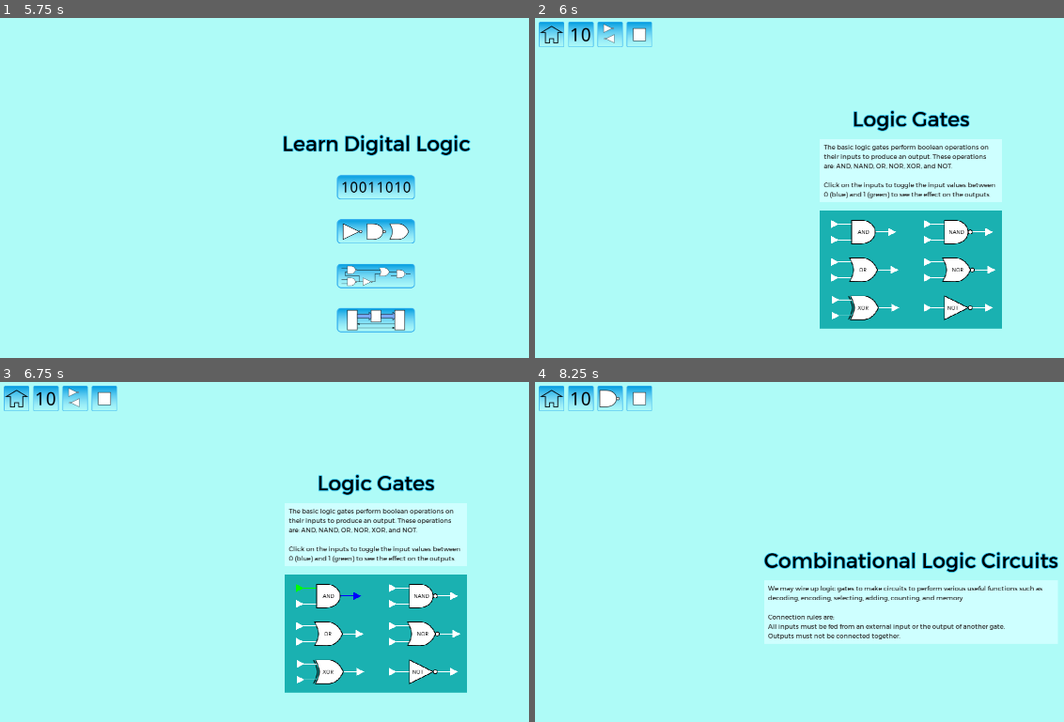
Above: before the commit, frames 1-4 (two rows, left to right).
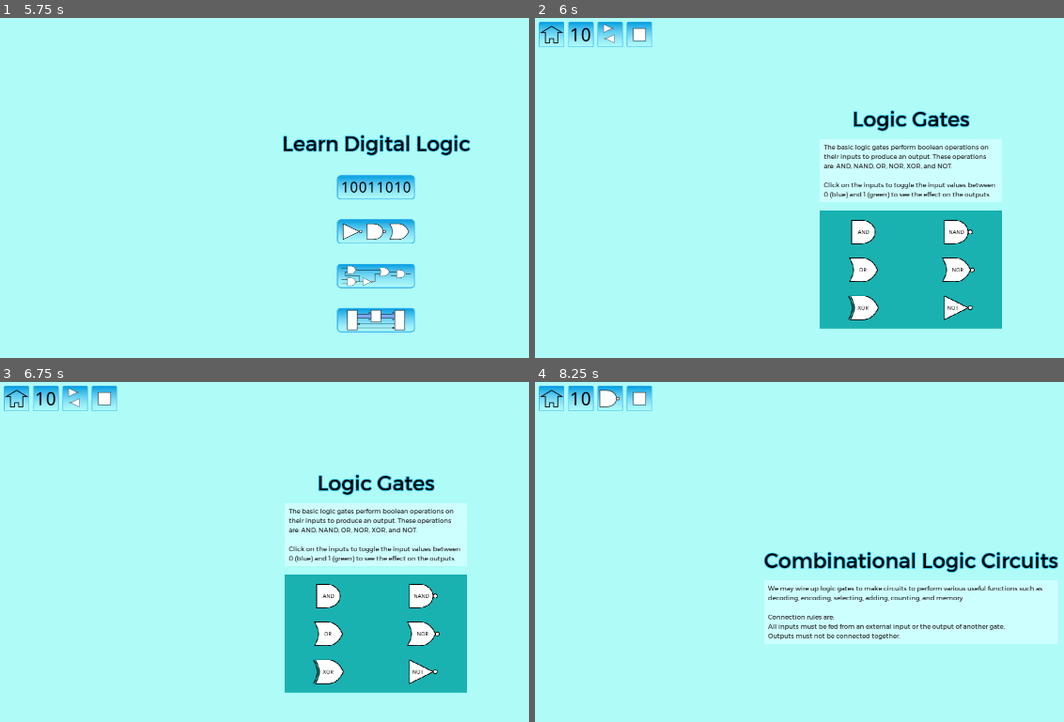
Above: after the commit, the same moments.

Repository: andrew-wilkes/digital-logic
Game: Godot game, scene res://Main.tscn
The game is run twice, just before and just after one commit, with the same random seed, the same clock (stepped at 60 frames per second) and the same inputs.
Inputs (mouse positions are in pixels of both pictures, inside the frame that each line leads up to):
- Up to frame 1 (5.75 s): click (375, 188) at 0.5 s; click "-" at 1.25 s; click "+" at 2 s; click "<<" at 2.75 s; click ">>" at 3.5 s; click "~" at 4.25 s; click (15, 35) at 5 s
- Up to frame 2 (6 s): click (910, 232) at 5.75 s
- Up to frame 3 (6.75 s): click (301, 589) at 6.52 s
- Up to frame 4 (8.25 s): click (550, 399) at 7.25 s; click (910, 640) at 8 s

Frame 1 is identical in both runs. In frame 2, 0.5% of the frame differs, in the area x 55-88%, y 59-89%; in frame 3, 0.5%; in frame 4, nothing differs.

Commit message:
Add parts picker

Diff:
--- /dev/null
+++ b/game/PartsPicker.gd
@@ -0,0 +1,18 @@
+extends Control
+
+const YSTEP = 64 * 1.2
+
+func _ready():
+	var pos = Vector2(64, 42)
+	var files = g.get_files("parts", "tscn")
+	for file in files:
+		var node = load("res://parts/" + file).instance()
+		node.position = pos
+		pos.y += YSTEP
+		$Panel.add_child(node)
+		node.connect("picked", self, "picked")
+	$Panel.rect_size = Vector2(120, pos.y)
+
+
+func picked(node):
+	print(node.name)
--- /dev/null
+++ b/game/PartsPicker.tscn
@@ -0,0 +1,20 @@
+[gd_scene load_steps=2 format=2]
+
+[ext_resource path="res://PartsPicker.gd" type="Script" id=1]
+
+[node name="PartsPicker" type="Control"]
+anchor_right = 1.0
+anchor_bottom = 1.0
+mouse_filter = 2
+script = ExtResource( 1 )
+__meta__ = {
+"_edit_use_anchors_": false
+}
+
+[node name="Panel" type="PanelContainer" parent="."]
+margin_right = 14.0
+margin_bottom = 14.0
+mouse_filter = 2
+__meta__ = {
+"_edit_use_anchors_": false
+}
--- a/game/g.gd
+++ b/game/g.gd
@@ -2,3 +2,18 @@
 
 const COLOR_HIGH = Color.green
 const COLOR_LOW = Color.blue
+
+func get_files(path, ext):
+	var files = []
+	var dir = Directory.new()
+	if dir.open(path) == OK:
+		dir.list_dir_begin()
+		var file_name = dir.get_next()
+		while file_name != "":
+			if !dir.current_is_dir():
+				if file_name.ends_with(ext):
+					files.append(file_name)
+			file_name = dir.get_next()
+	else:
+		print("An error occurred when trying to access the path: " + path)
+	return files
--- a/game/parts/AND.tscn
+++ b/game/parts/AND.tscn
@@ -2,7 +2,7 @@
 
 [ext_resource path="res://assets/symbols.png" type="Texture" id=1]
 [ext_resource path="res://parts/Gate.gd" type="Script" id=2]
-[ext_resource path="res://parts/Pin.tscn" type="PackedScene" id=3]
+[ext_resource path="res://parts/misc/Pin.tscn" type="PackedScene" id=3]
 
 [sub_resource type="RectangleShape2D" id=1]
 extents = Vector2( 31, 31 )
--- a/game/parts/Gate.gd
+++ b/game/parts/Gate.gd
@@ -1,19 +1,26 @@
 extends Node2D
 
 class_name Gate
+
+signal picked(node)
 
 var input_pin = preload("res://parts/Input.tscn")
 var output_pin = preload("res://parts/Output.tscn")
 var inputs = []
 var output
+var active = false
 
-export(int) var type
+export(int) var type = 1
 export(String) var gate_type
 
 func _ready():
+	# warning-ignore:return_value_discarded
+	$Area2D.connect("mouse_entered", self, "mouse_entered")
+	# warning-ignore:return_value_discarded
+	$Area2D.connect("mouse_exited", self, "mouse_exited")
 	var i = 0
 	for node in $Inputs.get_children():
-		show_pin(node, false)
+		pin_exit(node)
 		inputs.append(false)
 		if type == 0:
 			var pin = input_pin.instance()
@@ -21,14 +28,17 @@
 			i += 1
 			pin.connect("state_changed", self, "update_output", [pin])
 			node.add_child(pin)
+		else:
+			connect_pin(node)
+	pin_exit($Q) # Hide
 	if type == 0:
 		output = output_pin.instance()
 		$Q.add_child(output)
-		show_pin($Q, false)
 
 
 func pin_enter(node):
-	node.get_node("Sprite").show()
+	if active:
+		node.get_node("Sprite").show()
 
 
 func pin_exit(node):
@@ -36,11 +46,14 @@
 
 
 func mouse_entered():
-	pass
+	$Symbol.modulate = Color.green
 
 
-func show_pin(node, show = true):
-	node.get_node("Sprite").visible = show
+func mouse_exited():
+	$Symbol.modulate = Color.white
+
+
+func connect_pin(node):
 	node.connect("mouse_entered", self, "pin_enter", [node])
 	node.connect("mouse_exited", self, "pin_exit", [node])
 
@@ -72,4 +85,4 @@
 
 func _on_Area2D_input_event(_viewport, event, _shape_idx):
 	if event is InputEventMouseButton:
-		pass
+		emit_signal("picked", self)
--- a/game/parts/Input.gd
+++ b/game/parts/Input.gd
@@ -1,9 +1,11 @@
 extends Node2D
 
 signal state_changed()
+signal picked(node)
 
 var state = false setget set_state
 var id = 0
+var active = false
 
 func set_state(value):
 	state = value
@@ -15,4 +17,18 @@
 
 
 func _on_TextureButton_button_down():
-	self.state = !state
+	if active:
+		self.state = !state
+
+
+func _on_Area2D_input_event(_viewport, event, _shape_idx):
+	if event is InputEventMouseButton:
+		emit_signal("picked", self)
+
+
+func _on_Area2D_mouse_entered():
+	modulate = Color.green
+
+
+func _on_Area2D_mouse_exited():
+	modulate = Color.white
--- a/game/parts/Input.tscn
+++ b/game/parts/Input.tscn
@@ -1,7 +1,10 @@
-[gd_scene load_steps=3 format=2]
+[gd_scene load_steps=4 format=2]
 
 [ext_resource path="res://assets/arrow.png" type="Texture" id=1]
 [ext_resource path="res://parts/Input.gd" type="Script" id=2]
+
+[sub_resource type="RectangleShape2D" id=1]
+extents = Vector2( 26, 10 )
 
 [node name="Input" type="Node2D"]
 script = ExtResource( 2 )
@@ -17,8 +20,18 @@
 margin_top = -10.0
 margin_right = 1.0
 margin_bottom = 10.0
+mouse_filter = 2
 texture_normal = ExtResource( 1 )
 __meta__ = {
 "_edit_use_anchors_": false
 }
+
+[node name="Area2D" type="Area2D" parent="."]
+
+[node name="CollisionShape2D" type="CollisionShape2D" parent="Area2D"]
+position = Vector2( -25, 0 )
+shape = SubResource( 1 )
 [connection signal="button_down" from="Line2D/TextureButton" to="." method="_on_TextureButton_button_down"]
+[connection signal="input_event" from="Area2D" to="." method="_on_Area2D_input_event"]
+[connection signal="mouse_entered" from="Area2D" to="." method="_on_Area2D_mouse_entered"]
+[connection signal="mouse_exited" from="Area2D" to="." method="_on_Area2D_mouse_exited"]
--- a/game/parts/NAND.tscn
+++ b/game/parts/NAND.tscn
@@ -2,7 +2,8 @@
 
 [ext_resource path="res://assets/symbols.png" type="Texture" id=1]
 [ext_resource path="res://parts/Gate.gd" type="Script" id=2]
-[ext_resource path="res://parts/Pin.tscn" type="PackedScene" id=3]
+[ext_resource path="res://parts/misc/Pin.tscn" type="PackedScene" id=3]
+
 
 [sub_resource type="RectangleShape2D" id=1]
 extents = Vector2( 36, 31 )
--- a/game/parts/NOR.tscn
+++ b/game/parts/NOR.tscn
@@ -2,7 +2,8 @@
 
 [ext_resource path="res://assets/symbols.png" type="Texture" id=1]
 [ext_resource path="res://parts/Gate.gd" type="Script" id=2]
-[ext_resource path="res://parts/Pin.tscn" type="PackedScene" id=3]
+[ext_resource path="res://parts/misc/Pin.tscn" type="PackedScene" id=3]
+
 
 [sub_resource type="RectangleShape2D" id=1]
 extents = Vector2( 42, 31 )
--- a/game/parts/NOT.tscn
+++ b/game/parts/NOT.tscn
@@ -2,7 +2,8 @@
 
 [ext_resource path="res://assets/symbols.png" type="Texture" id=1]
 [ext_resource path="res://parts/Gate.gd" type="Script" id=2]
-[ext_resource path="res://parts/Pin.tscn" type="PackedScene" id=3]
+[ext_resource path="res://parts/misc/Pin.tscn" type="PackedScene" id=3]
+
 
 [sub_resource type="RectangleShape2D" id=1]
 extents = Vector2( 36, 32 )
--- a/game/parts/OR.tscn
+++ b/game/parts/OR.tscn
@@ -2,7 +2,8 @@
 
 [ext_resource path="res://assets/symbols.png" type="Texture" id=1]
 [ext_resource path="res://parts/Gate.gd" type="Script" id=2]
-[ext_resource path="res://parts/Pin.tscn" type="PackedScene" id=3]
+[ext_resource path="res://parts/misc/Pin.tscn" type="PackedScene" id=3]
+
 
 [sub_resource type="RectangleShape2D" id=1]
 extents = Vector2( 37, 31 )
--- a/game/parts/Output.gd
+++ b/game/parts/Output.gd
@@ -1,4 +1,6 @@
 extends Node2D
+
+signal picked(node)
 
 var state = false setget set_state
 
@@ -8,3 +10,16 @@
 		modulate = g.COLOR_HIGH
 	else:
 		modulate = g.COLOR_LOW
+
+
+func _on_Area2D_input_event(_viewport, event, _shape_idx):
+	if event is InputEventMouseButton:
+		emit_signal("picked", self)
+
+
+func _on_Area2D_mouse_entered():
+	modulate = Color.green
+
+
+func _on_Area2D_mouse_exited():
+	modulate = Color.white
--- a/game/parts/Output.tscn
+++ b/game/parts/Output.tscn
@@ -1,7 +1,10 @@
-[gd_scene load_steps=3 format=2]
+[gd_scene load_steps=4 format=2]
 
 [ext_resource path="res://assets/arrow.png" type="Texture" id=1]
 [ext_resource path="res://parts/Output.gd" type="Script" id=2]
+
+[sub_resource type="RectangleShape2D" id=1]
+extents = Vector2( 26, 10 )
 
 [node name="Output" type="Node2D"]
 script = ExtResource( 2 )
@@ -15,3 +18,12 @@
 position = Vector2( 42, 0 )
 texture = ExtResource( 1 )
 region_rect = Rect2( 9, 78, 23, 24 )
+
+[node name="Area2D" type="Area2D" parent="."]
+
+[node name="CollisionShape2D" type="CollisionShape2D" parent="Area2D"]
+position = Vector2( 26, 0 )
+shape = SubResource( 1 )
+[connection signal="input_event" from="Area2D" to="." method="_on_Area2D_input_event"]
+[connection signal="mouse_entered" from="Area2D" to="." method="_on_Area2D_mouse_entered"]
+[connection signal="mouse_exited" from="Area2D" to="." method="_on_Area2D_mouse_exited"]
--- a/game/parts/XNOR.tscn
+++ b/game/parts/XNOR.tscn
@@ -2,7 +2,8 @@
 
 [ext_resource path="res://assets/symbols.png" type="Texture" id=1]
 [ext_resource path="res://parts/Gate.gd" type="Script" id=2]
-[ext_resource path="res://parts/Pin.tscn" type="PackedScene" id=3]
+[ext_resource path="res://parts/misc/Pin.tscn" type="PackedScene" id=3]
+
 
 [sub_resource type="RectangleShape2D" id=1]
 extents = Vector2( 44, 31 )
--- a/game/parts/XOR.tscn
+++ b/game/parts/XOR.tscn
@@ -2,7 +2,8 @@
 
 [ext_resource path="res://assets/symbols.png" type="Texture" id=1]
 [ext_resource path="res://parts/Gate.gd" type="Script" id=2]
-[ext_resource path="res://parts/Pin.tscn" type="PackedScene" id=3]
+[ext_resource path="res://parts/misc/Pin.tscn" type="PackedScene" id=3]
+
 
 [sub_resource type="RectangleShape2D" id=1]
 extents = Vector2( 39, 31 )
Renamed: game/parts/Pin.tscn -> game/parts/misc/Pin.tscn
